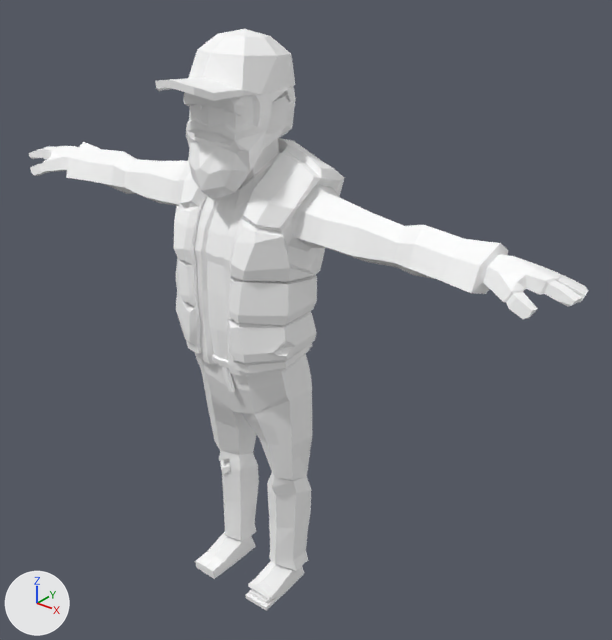
Two versions of the glTF model assets/synty/characters/models/SK_Character_Hobo.glb, one commit apart.
The view is the same before and after, from a camera (50 mm lens) standing at (1.63, -1.74, 2.14) and looking at (0.13, 0.13, 0.98). Lighting does not change. The marker at lower left points along +X, +Y and +Z.

Script lines for the objects in view, before the commit:
```python
mat_lambert5 = principled_material('lambert5')
mat_lambert5.base_color = (1.0, 1.0, 1.0)  # white #ffffff
mat_lambert5.roughness = 0.553
me_mesh = bpy.data.meshes.new('Mesh')
me_mesh.from_pydata(...)  # 1163 vertices, 2248 faces; spans x -1.02..1.02, y -0.26..0.23, z 0.0..1.85
me_mesh.materials.append(mat_lambert5)  # white #ffffff
ob_sk_character_hobo = bpy.data.objects.new('SK_Character_Hobo', me_mesh)
ob_sk_character_hobo.location = (0.0, 0.0, 0.0)
```
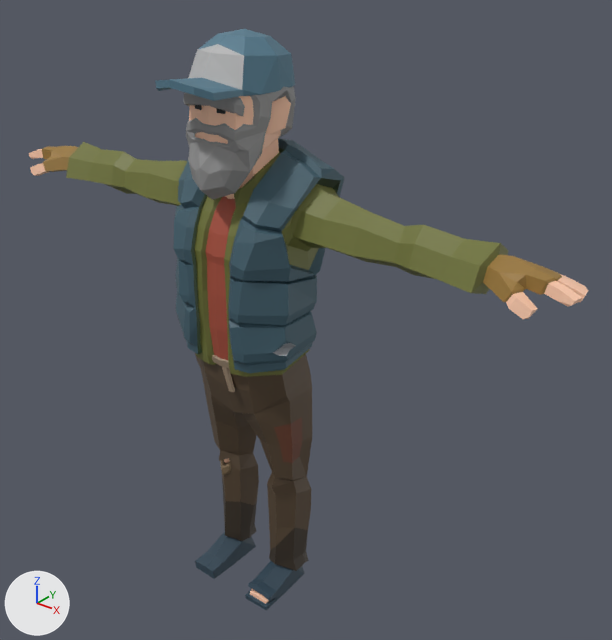
Location of each change, (x1, y1, x2, y2) in pixels of the pictures (612 x 640 px):
'SK_Character_Hobo', surface changed: (29, 29, 588, 610) in both

What the commit changed:
Picture 'Polygon_City_Characters_Texture_01_A' (img_polygon_city_characters_texture_01_a) is new.
In material 'lambert5' (mat_lambert5), base_color is no longer (1.0, 1.0, 1.0), white #ffffff.
In material 'lambert5' (mat_lambert5), texture is now set to img_polygon_city_characters_texture_01_a.
